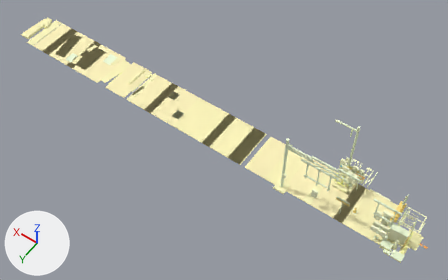
The glTF model exports/gltf/scene_wet_road_braking.glb: old version first, new version second.
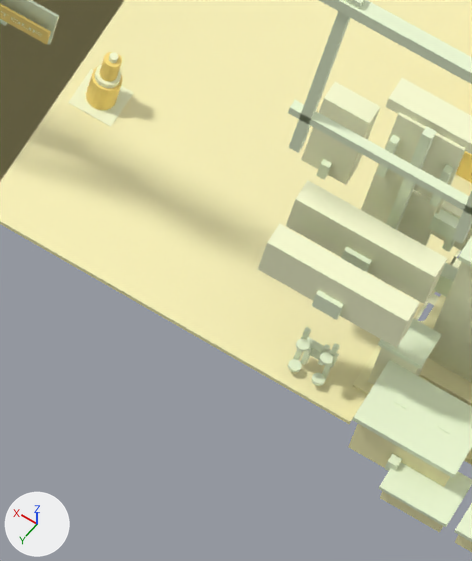
The first picture shows the older version from a 50 mm lens placed at (-5.7, 27.4, 42.0), pointed at (13.1, 1.1, 0.7). The close-ups show the older and then the newer version on the part from 77% to 87% of the width and 72% to 92% of the height of that picture. Only the edits that show in the close-ups are written down. The axes (+X, +Y, +Z) are drawn at lower left. The lights are the same throughout.

Objects in the first close-up: 'body', 'cabinet', 'cross_tie', 'hanger_beam', 'hood', 'housing.004', 'housing.008', 'housing.009', 'lane', 'lid.001', 'lid_small', 'plate' and 47 more.
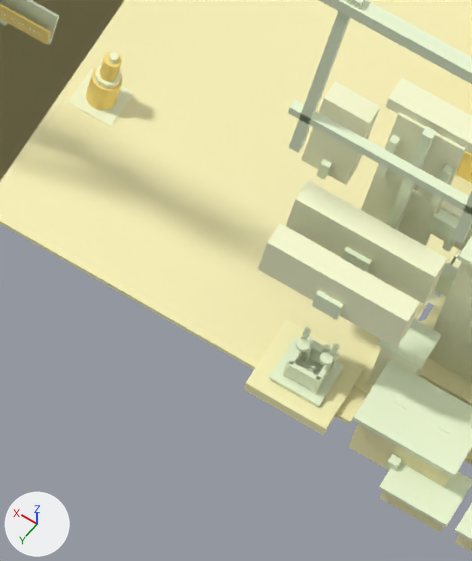
Where the change shows, as pixel boxes (x1, y1, x2, y2) in the close-ups (472 x 561 px):
'concrete_pedestal', added (beige): after (244, 319, 366, 435)
'base_plate', added (pale green): after (269, 338, 344, 407)
'cage_bar_back', added (pale green): after (287, 361, 320, 390)
'cage_bar_left', added: after (316, 365, 332, 387)
'cage_bar_right', added: after (287, 348, 301, 365)
'bolt_nw', added: after (311, 382, 321, 394)
'bolt_ne', added: after (283, 363, 290, 377)
'base.013', unchanged, covered by the edit: before (68, 69, 133, 127)
'base.015', unchanged, uncovered by the edit: after (68, 69, 133, 127)

What changed in the scene script:
```text
Add me_cage_bar_back:
    me_cage_bar_back.from_pydata(...)  # a box spanning x -1.67..-1.41, y 1.96..2.0, z 0.16..0.32
    me_cage_bar_back.materials.append(mat_mat_metal_galvanized)  # pale green #f3ffda
Add me_cage_bar_right:
    me_cage_bar_right.from_pydata(...)  # a box spanning x -1.44..-1.4, y 1.73..1.99, z 0.16..0.32
    me_cage_bar_right.materials.append(mat_mat_metal_galvanized)  # pale green #f3ffda
Add me_cage_bar_left:
    me_cage_bar_left.from_pydata(...)  # a box spanning x -1.68..-1.64, y 1.73..1.99, z 0.16..0.32
    me_cage_bar_left.materials.append(mat_mat_metal_galvanized)  # pale green #f3ffda
Add me_bolt_ne:
    me_bolt_ne.from_pydata(...)  # 26 vertices, 48 faces; spans x -1.445..-1.395, y 1.955..2.005, z 0.12..0.3
    me_bolt_ne.materials.append(mat_mat_metal_galvanized)  # pale green #f3ffda
Add me_bolt_nw:
    me_bolt_nw.from_pydata(...)  # 26 vertices, 48 faces; spans x -1.685..-1.635, y 1.955..2.005, z 0.12..0.3
    me_bolt_nw.materials.append(mat_mat_metal_galvanized)  # pale green #f3ffda
Add me_base_plate:
    me_base_plate.from_pydata(...)  # a box spanning x -1.75..-1.33, y 1.65..2.07, z 0.11..0.14
    me_base_plate.materials.append(mat_mat_metal_galvanized)  # pale green #f3ffda
Add me_concrete_pedestal:
    me_concrete_pedestal.from_pydata(...)  # a box spanning x -1.88..-1.2, y 1.52..2.2, z 0.0..0.1
    me_concrete_pedestal.materials.append(mat_mat_concrete)  # beige #fffabf
Add ob_cage_bar_back:
    ob_cage_bar_back = bpy.data.objects.new('cage_bar_back', me_cage_bar_back)
    ob_cage_bar_back.location = (0.0, 0.0, 0.0)
Add ob_cage_bar_right:
    ob_cage_bar_right = bpy.data.objects.new('cage_bar_right', me_cage_bar_right)
    ob_cage_bar_right.location = (0.0, 0.0, 0.0)
Add ob_cage_bar_left:
    ob_cage_bar_left = bpy.data.objects.new('cage_bar_left', me_cage_bar_left)
    ob_cage_bar_left.location = (0.0, 0.0, 0.0)
Add ob_bolt_ne:
    ob_bolt_ne = bpy.data.objects.new('bolt_ne', me_bolt_ne)
    ob_bolt_ne.location = (0.0, 0.0, 0.0)
Add ob_bolt_nw:
    ob_bolt_nw = bpy.data.objects.new('bolt_nw', me_bolt_nw)
    ob_bolt_nw.location = (0.0, 0.0, 0.0)
Add ob_base_plate:
    ob_base_plate = bpy.data.objects.new('base_plate', me_base_plate)
    ob_base_plate.location = (0.0, 0.0, 0.0)
Add ob_concrete_pedestal:
    ob_concrete_pedestal = bpy.data.objects.new('concrete_pedestal', me_concrete_pedestal)
    ob_concrete_pedestal.location = (0.0, 0.0, 0.0)
```
